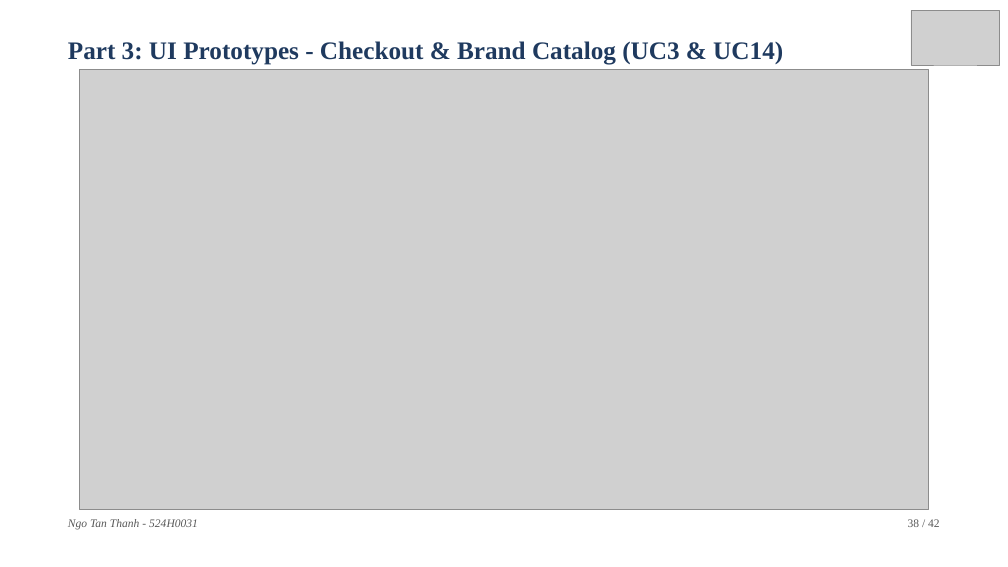
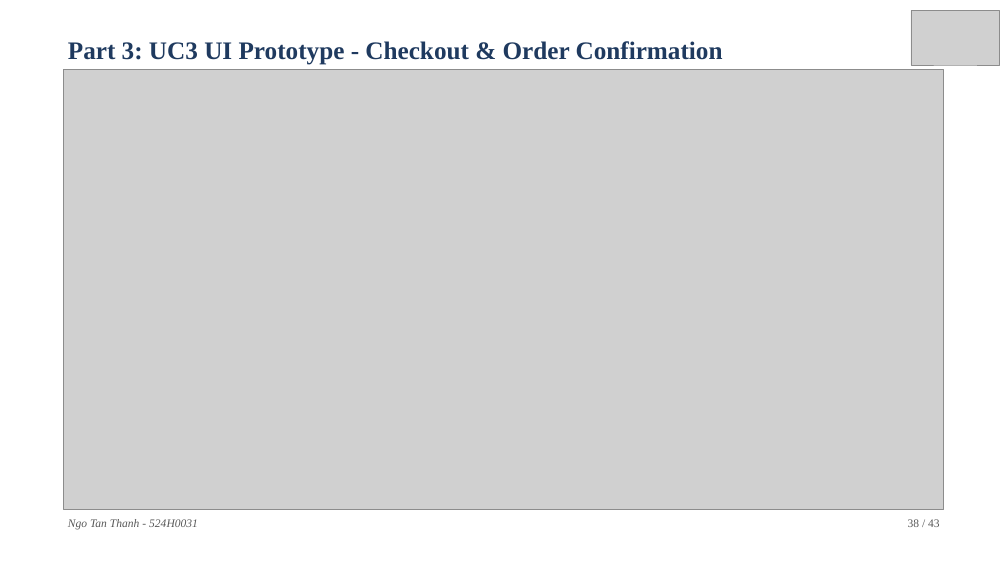
Before and after one commit to DoQuocTrung06/SaigonBite-RAD-TeamF10, a slide deck: slide 38 of Part_3/TeamF10_Presentation_for_SaigonBite.pptx. Drawn at 1008x567 pixels with LibreOffice and Linux fonts; fonts in the diff are those of the drawing; grey boxes stand for pictures. Boxes give left, top, right and bottom in pixels: in the first picture for what was removed or moved away, otherwise in the second. Text is boxed around its words. In the diff, an @@ line names an element or a change of style, - is before the commit and + after.

Commit message:
feat(part3): finalize Satzinger-compliant diagrams, separate UC3/UC14 UI wireframes, and sync report/slides (524H0031)

```diff
--- a/Part_3/TeamF10_Presentation_for_SaigonBite.pptx
+++ b/Part_3/TeamF10_Presentation_for_SaigonBite.pptx
@@ text at (68,41,723,65): text changed @@
-Part 3: UI Prototypes - Checkout & Brand Catalog (UC3 & UC14)
+Part 3: UC3 UI Prototype - Checkout & Order Confirmation
@@ picture: place and size @@
-picture at (79,70,929,510)
+picture at (64,70,944,510)
@@ text at (908,519,940,527): text changed @@
-38 / 42
+38 / 43
```
Also in this commit, not shown: 41 other slides changed, 1 slide added, 19 other files.
